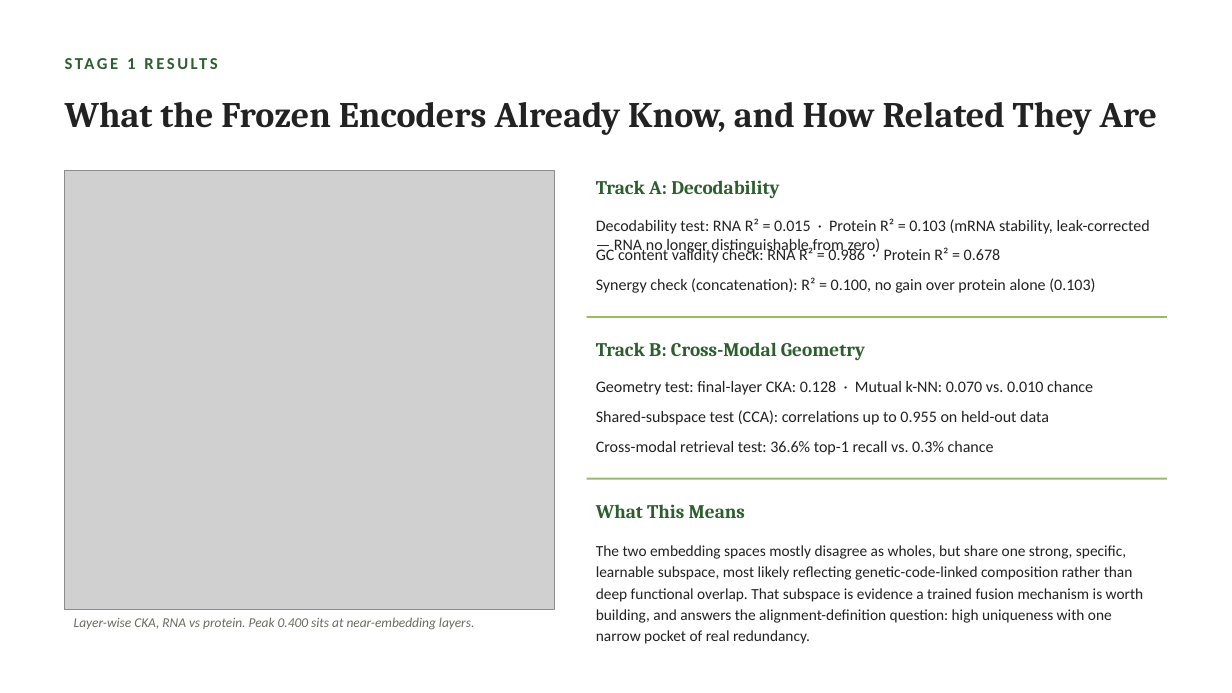
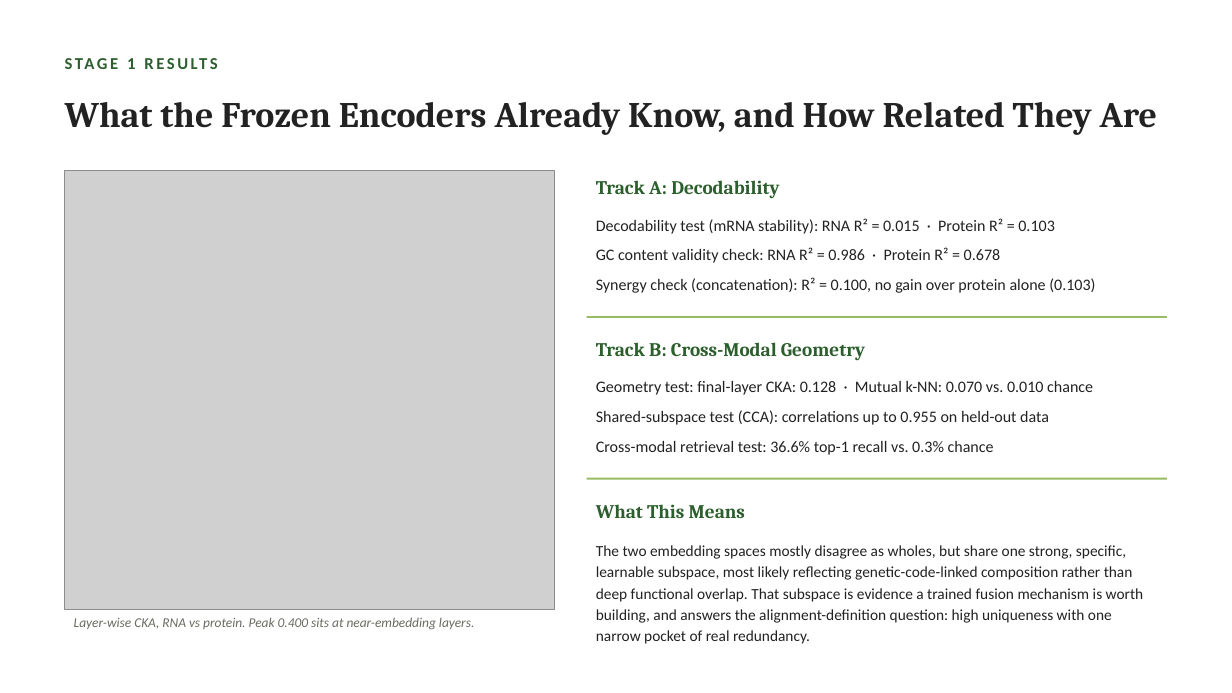
Before and after one commit to jtmckinley4/RNA-Protein-Multimodal-Fusion, a slide deck: slide 4 of Notes/Mina_Meeting_Slides_2026-09-23.pptx. Drawn at 1232x693 pixels with LibreOffice and Linux fonts; fonts in the diff are those of the drawing; grey boxes stand for pictures. Boxes give left, top, right and bottom in pixels: in the first picture for what was removed or moved away, otherwise in the second. Text is boxed around its words. In the diff, an @@ line names an element or a change of style, - is before the commit and + after.

```diff
--- a/Notes/Mina_Meeting_Slides_2026-09-23.pptx
+++ b/Notes/Mina_Meeting_Slides_2026-09-23.pptx
@@ text at (596,218,1055,234): text changed @@
-Decodability test: RNA R² = 0.015 · Protein R² = 0.103 (mRNA stability, leak-corrected — RNA no longer distinguishable from zero)
+Decodability test (mRNA stability): RNA R² = 0.015 · Protein R² = 0.103
```
Also in this commit, not shown: 2 other slides changed, 3 other files.
